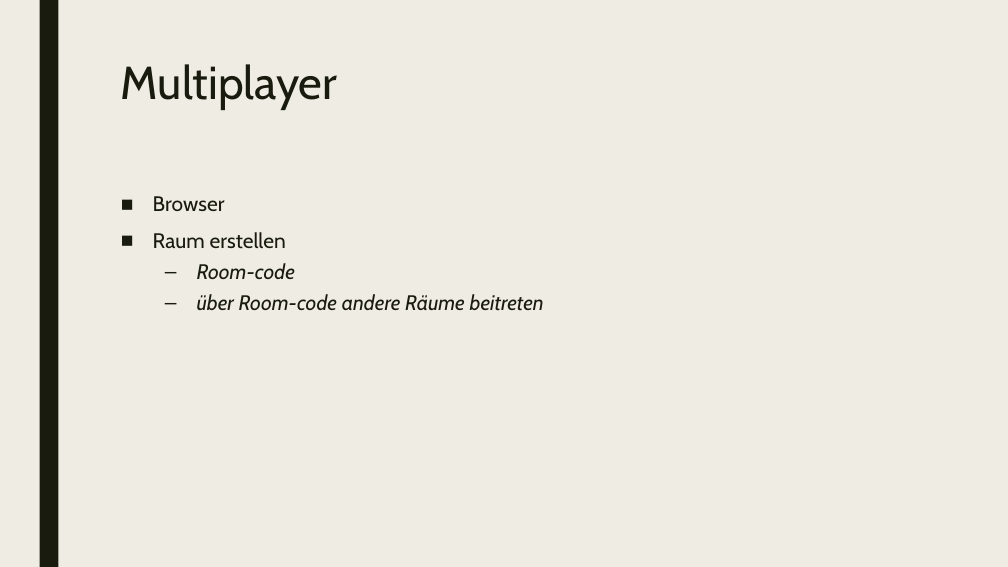
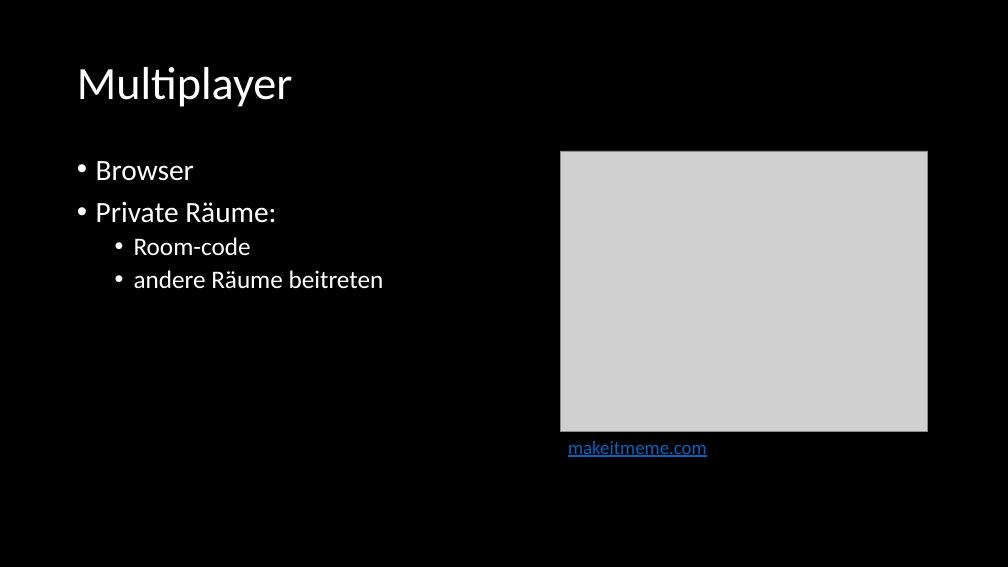
Before and after one commit to pfarrhoferphilip/Stadt-Land-Vollpfosten-Online, a slide deck: slide 4 of Dokumentation/Präsentation.pptx (slide 3 before the commit). Drawn at 1008x567 pixels with LibreOffice and Linux fonts; fonts in the diff are those of the drawing; grey boxes stand for pictures. Boxes give left, top, right and bottom in pixels: in the first picture for what was removed or moved away, otherwise in the second. Text is boxed around its words. In the diff, an @@ line names an element or a change of style, - is before the commit and + after.

```diff
--- a/Dokumentation/Präsentation.pptx
+++ b/Dokumentation/Präsentation.pptx
@@ background #EFEDE3 to #000000 @@
@@ rectangle removed at bbox=[39, 0, 58, 567] @@
@@ title "Multiplayer": place and size @@
-title "Multiplayer" at bbox=[121, 64, 337, 110]
+title "Multiplayer" at bbox=[77, 67, 293, 107]
@@ title "Multiplayer" at bbox=[77, 67, 293, 107]: font Cabin to Calibri, text colour #191B0E to #FFFFFF; line spacing 0.89 to 0.9; vertical alignment top to middle @@
@@ text "Browser": place and size @@
-text "Browser" at bbox=[153, 196, 544, 311]
+text "Browser" at bbox=[96, 161, 384, 289]
@@ text at bbox=[96, 161, 251, 255]: size 20 to 28 pt in "Browser"; font Cabin to Calibri, text colour #191B0E to #FFFFFF in "Browser", "Room-code"; size 20 to 24 pt, italic off in "Room-code"; bullet ■ to •; line spacing 0.94 to 0.9; less space between paragraphs; bullet – to • @@
@@ picture added at bbox=[561, 151, 928, 432] @@
@@ text at bbox=[96, 201, 276, 223]: text changed; size 20 to 28 pt; font Cabin to Calibri; text colour #191B0E to #FFFFFF @@
-■ Raum erstellen
+• Private Räume:
@@ text at bbox=[134, 270, 384, 289]: text changed; size 20 to 24 pt; font Cabin to Calibri; text colour #191B0E to #FFFFFF; italic off @@
-  – über Room-code andere Räume beitreten
+  • andere Räume beitreten
@@ text added at bbox=[568, 441, 707, 457], 18 pt, text #0563C1, underline @@
+makeitmeme.com
```
Also in this commit, not shown: 5 other slides changed, 3 slides added, 1 slide removed, 2 other files.
